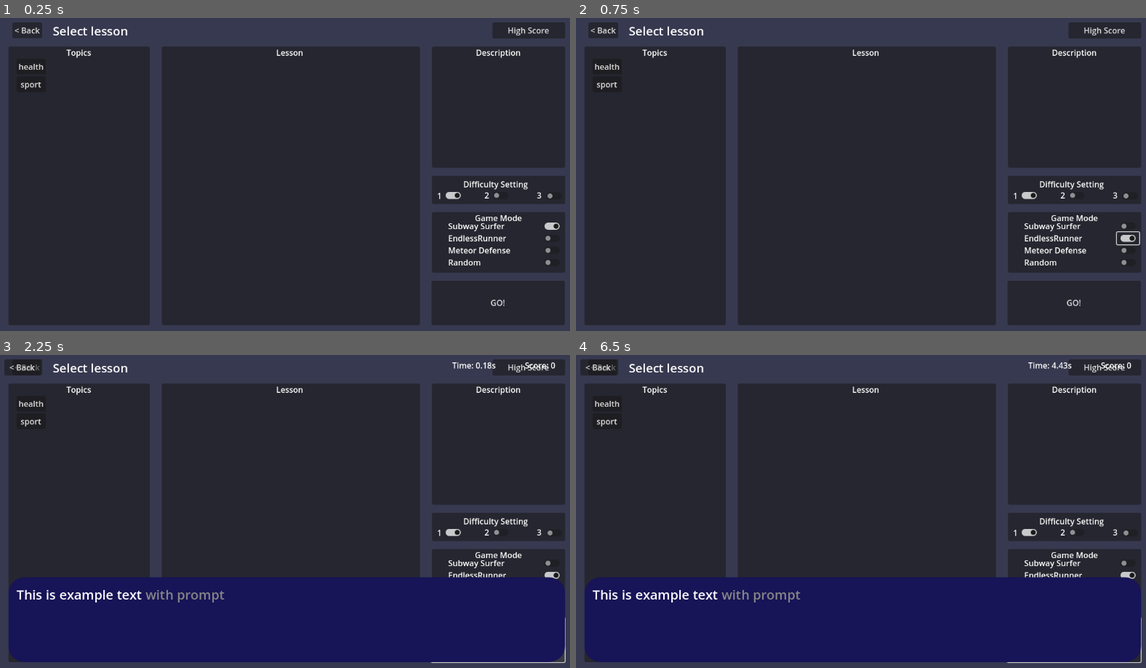
Above: before the commit, frames 1-4 (two rows, left to right).
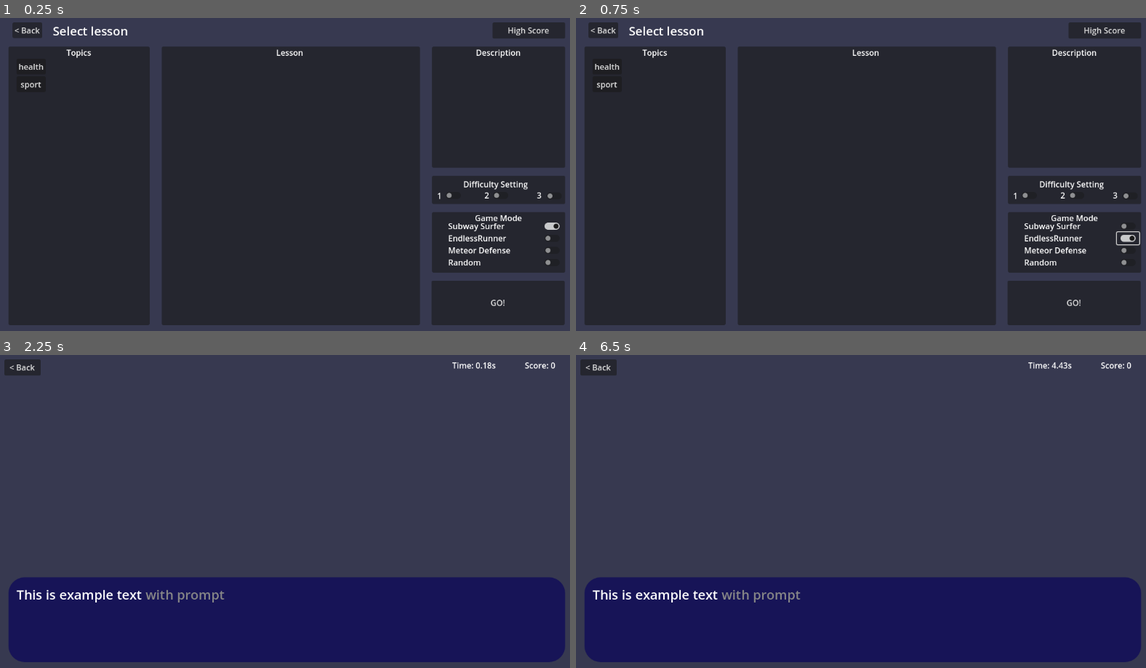
Above: after the commit, the same moments.

Repository: squidink7/SuperAF
Game: Godot game, scene res://scenes/main.tscn
Two runs of this game, one before a commit and one after it. Both use one fixed random seed, a clock stepped at 60 frames per second and the inputs below.
Inputs (mouse positions are in pixels of both pictures, inside the frame that each line leads up to):
- Up to frame 1 (0.25 s): no input
- Up to frame 2 (0.75 s): click "EndlessRunner" at 0.5 s
- Up to frame 3 (2.25 s): click "EndlessRunner" at 1.25 s; click "GO!" at 2 s
- Up to frame 4 (6.5 s): click (1071, 639) at 2.75 s, where only the run before the commit has a clickable "GO!"; click (604, 405) at 3.5 s, where only the run before the commit has a clickable "health"; click (604, 420) at 4.25 s, where only the run before the commit has a clickable "sport"; click (1026, 533) at 5 s, where only the run before the commit has a clickable "1"; click (1071, 533) at 5.75 s, where only the run before the commit has a clickable "2"

The runs differ from the first frame. In frame 1, less than 0.1% of the frame differs, in the area x 78-81%, y 55-58%; in frame 2, less than 0.1%; in frame 3, 57%; in frame 4, 57%, in the area x 1-100%, y 1-99%.
Error before the commit: Invalid call to function 'setup' in base 'Control (Game)'. Expected 3 arguments. (res://scenes/ui/student/student_page.gd:49)
Error after the commit: Invalid access of index '0' on a base object of type: 'String'. (res://scenes/terminal/terminal.gd:36)

Commit message:
Critical issue fix
Game difficulty required in game setup, but not provided in the function call on the student page.

Can you create copies of Enums if they are defined in a different script? To fix the issue I used an integer that changed based on the button pressed.

Diff:
--- a/scenes/game/game.gd
+++ b/scenes/game/game.gd
@@ -2,7 +2,11 @@
 extends Control
 
 
-enum Difficulty {EASY, MEDIUM, HARD}
+#enum Difficulty {EASY, MEDIUM, HARD}
+
+var game_difficulty = 0 #Can you interact with private enums from external scripts? Surely its too much pain to figure out.
+
+
 signal life_changed(current_lives: int, max_lives: int, increase: bool)
 signal game_win()
 signal game_lose()
@@ -25,7 +29,7 @@
 		lives = clamp(value,0, max_lives)
 
 
-func setup(lesson_text: String, game_mode: String, difficulty: Difficulty):
+func setup(lesson_text: String, game_mode: String, difficulty: int):
 	$Terminal.setup(lesson_text)
 
 	var visualisation = $/root/Main.load_scene('visualisations/' + game_mode + '/visualisation')
@@ -38,17 +42,17 @@
 	$Visualisation.add_child(visualisation)
 
 	match difficulty:
-		Difficulty.EASY:
+		1:
 			correct_before_life_increase = 3
 			mistakes_before_life_loss = 3
 			max_lives = 6
 			lives = 4
-		Difficulty.MEDIUM:
+		2:
 			correct_before_life_increase = 4
 			mistakes_before_life_loss = 2
 			max_lives = 5
 			lives = 3
-		Difficulty.HARD:
+		3:
 			correct_before_life_increase = 5
 			mistakes_before_life_loss = 1
 			max_lives = 3
--- a/scenes/game/game.tscn
+++ b/scenes/game/game.tscn
@@ -89,12 +89,10 @@
 grow_horizontal = 2
 grow_vertical = 2
 
+[connection signal="correct_word_entered" from="Terminal" to="." method="correct"]
 [connection signal="correct_word_entered" from="Terminal" to="." method="typing_correct"]
-[connection signal="correct_word_entered" from="Terminal" to="." method="correct"]
 [connection signal="incorrect_character_entered" from="Terminal" to="." method="incorrect"]
-[connection signal="correct_word_entered" from="Terminal" to="." method="correct"]
 [connection signal="incorrect_character_entered" from="Terminal" to="." method="typing_incorrect"]
-[connection signal="incorrect_character_entered" from="Terminal" to="." method="incorrect"]
 [connection signal="key_pressed" from="Terminal" to="Terminal/KeyPress" method="play"]
 [connection signal="typing_complete" from="Terminal" to="." method="typing_complete"]
 [connection signal="pressed" from="BackButton" to="." method="exit"]
--- a/scenes/ui/student/student_page.gd
+++ b/scenes/ui/student/student_page.gd
@@ -34,19 +34,33 @@
 
 	%LessonText.text = lesson_text
 
+func get_lesson_settings():
+	var game_mode = ""
+	var game_difficulty = 0
+
+	if %SubwaySurfersMode.button_pressed:
+		game_mode = "surfers"
+	#More gamemode buttons
+
+	if %Difficulty1.button_pressed:
+		game_difficulty = 1
+	elif %Difficulty2.button_pressed:
+		game_difficulty = 2
+	elif %Difficulty3.button_pressed:
+		game_difficulty = 3
+
+	return [game_mode, game_difficulty]
+
+
 func start_lesson():
 	var lesson_text = Data.get_lesson(current_topic, current_lesson)
-	var game_mode = ''
+	var game_settings = get_lesson_settings()
 
-	if %RandomGameMode.button_pressed:
-		game_mode = 'melons'
-	elif %SubwaySurfersMode.button_pressed:
-		game_mode = 'surfers'
+
 
 	var game = $/root/Main.load_scene('game/game')
-
 	$/root/Main.add_child(game)
-	game.setup(lesson_text, game_mode)
+	game.setup(lesson_text, game_settings[0], game_settings[1])
 	$/root/Main.remove_child(self)
 
 
--- a/scenes/ui/student/student_page.tscn
+++ b/scenes/ui/student/student_page.tscn
@@ -154,12 +154,12 @@
 text = "Difficulty Setting"
 
 [node name="Difficulty1" type="CheckButton" parent="DifficultySelectPanel"]
+unique_name_in_owner = true
 layout_mode = 0
 offset_left = -1.0
 offset_top = 15.0
 offset_right = 64.0
 offset_bottom = 63.0
-button_pressed = true
 button_group = ExtResource("2_qbap6")
 
 [node name="Difficulty1Label" type="Label" parent="DifficultySelectPanel/Difficulty1"]
@@ -171,6 +171,7 @@
 text = "1"
 
 [node name="Difficulty2" type="CheckButton" parent="DifficultySelectPanel"]
+unique_name_in_owner = true
 layout_mode = 0
 offset_left = 93.0
 offset_top = 15.0
@@ -187,6 +188,7 @@
 text = "2"
 
 [node name="Difficulty3" type="CheckButton" parent="DifficultySelectPanel"]
+unique_name_in_owner = true
 layout_mode = 0
 offset_left = 199.0
 offset_top = 16.0
Not shown: 1 places in scenes/highscore.tscn that only renumber resources
Not shown: 1 places in scenes/mainmenu.tscn that only renumber resources
Not shown: 1 places in scenes/ui/student/difficulty_button_group.tres that only renumber resources
Not shown: 1 places in scenes/ui/student/student_page.tscn that only renumber resources
Not shown: 1 places in scenes/visualisations/surfers/stage_1.tscn that only renumber resources
